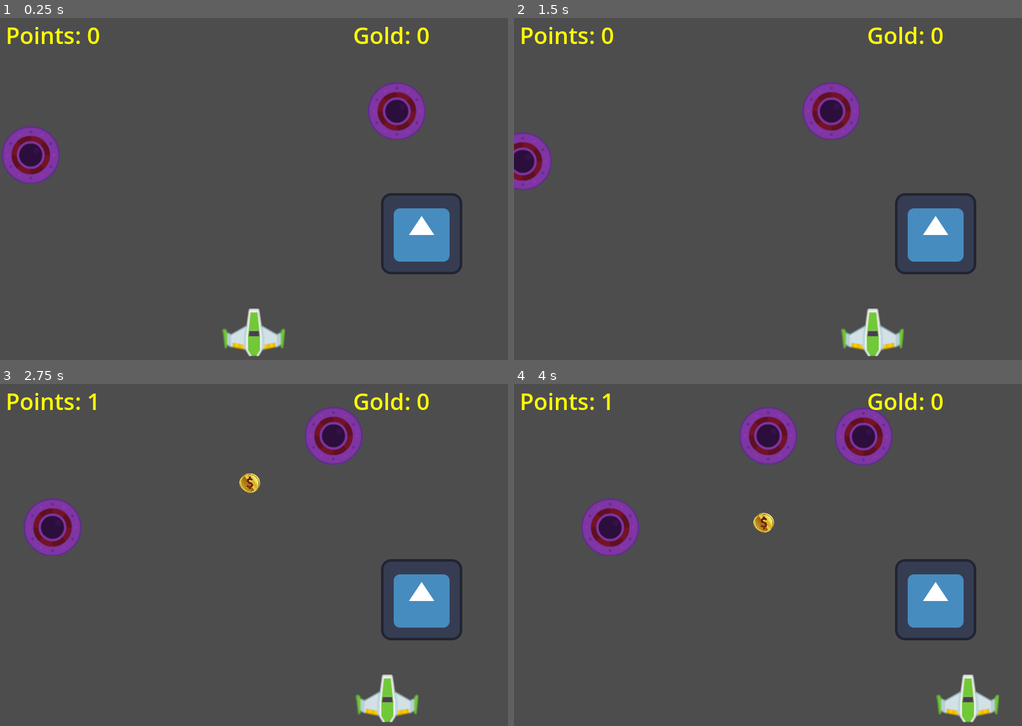
Above: before the commit, frames 1-4 (two rows, left to right).
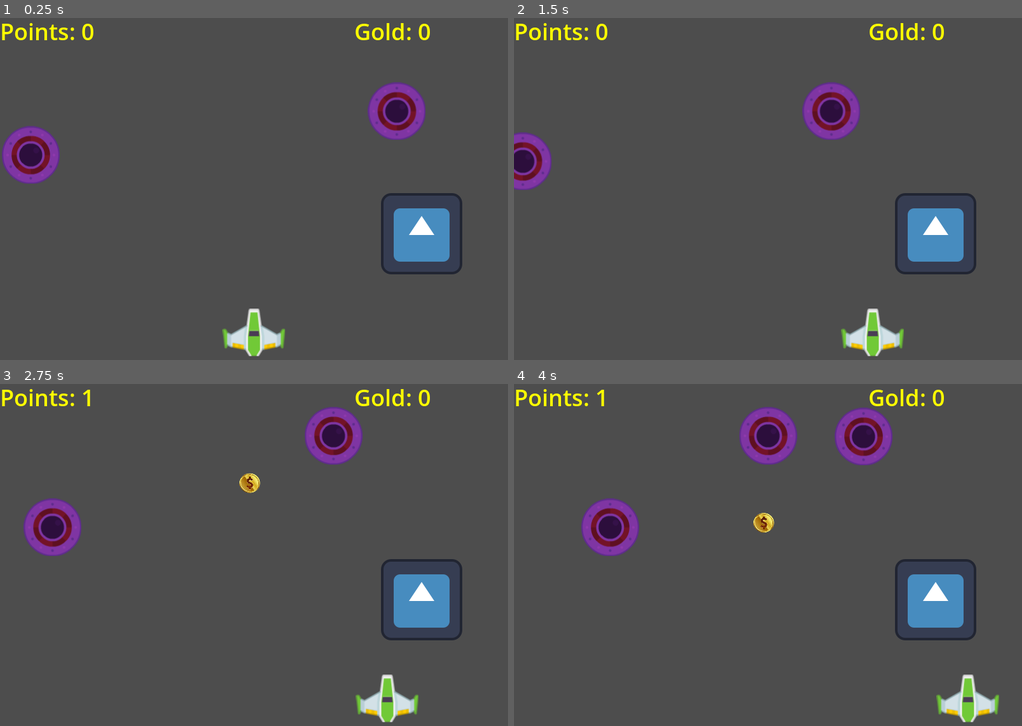
Above: after the commit, the same moments.

Repository: drgvalente/USCS_Prog2D_Space_Invaders
Game: Godot game, scene res://main/main.tscn
Two runs of this game, one before a commit and one after it. Both use one fixed random seed, a clock stepped at 60 frames per second and the inputs below. The engine's default icon, where the game draws it, is replaced by a stand-in: a white triangle on a blue panel in a dark square.
Inputs (mouse positions are in pixels of both pictures, inside the frame that each line leads up to):
- Up to frame 1 (0.25 s): no input
- Up to frame 2 (1.5 s): move the mouse to (879, 185) at 0.52 s; hold Right 0.53-1.28 s; click (879, 185) at 0.6 s; move the mouse to (666, 223) at 1.27 s; hold Left from 1.28 s (still down); click (666, 223) at 1.35 s
- Up to frame 3 (2.75 s): move the mouse to (304, 486) at 2.02 s; release Left at 2.03 s; hold Right from 2.03 s (still down); click (304, 486) at 2.1 s
- Up to frame 4 (4 s): move the mouse to (742, 647) at 2.77 s; click (742, 647) at 2.85 s; move the mouse to (920, 630) at 3.52 s; release Right at 3.53 s; hold Left from 3.53 s (still down); click (920, 630) at 3.6 s

The runs differ from the first frame. In frame 1, 0.9% of the frame differs, in the area x 0-85%, y 1-8%; in frame 2, 0.9%; in frame 3, 0.9%; in frame 4, 0.9%.
Error before the commit: Invalid access to property or key 'position' on a base object of type 'null instance'. (res://enemy/enemy.gd:39)

Commit message:
aula 10-10
player respawn

Diff:
--- a/enemy/enemy.gd
+++ b/enemy/enemy.gd
@@ -13,8 +13,8 @@
 var player
 @onready var bullet_prefab = preload("res://enemy_bullet/enemy_bullet.tscn")
 var shot_cd = 10
-var shot_time = 10
-var shot_rate = 100
+var shot_time = 0
+var shot_rate = 50
 var shot_min_distance = 5
 
 # Called when the node enters the scene tree for the first time.
@@ -35,15 +35,15 @@
 	translate(Vector2.RIGHT * speed * delta)
 
 	shot_time += delta
-	if shot_time >= shot_cd:
+	if shot_time >= shot_cd and player != null:
 		var x_distance = abs(player.position.x - position.x)
 		if x_distance < shot_min_distance:
+			shot_time = 0
 			var die = randf_range(0, 100)
 			if die <= shot_rate:
 				var b = bullet_prefab.instantiate()
 				get_tree().get_root().get_child(1).add_child(b)
 				b.position = global_position
-				print(b)
 				pass
 
 func take_damage():
--- a/enemy_bullet/enemy_bullet.gd
+++ b/enemy_bullet/enemy_bullet.gd
@@ -1,6 +1,7 @@
 extends Area2D
 
 var speed = 400
+var damage = 1
 
 # Called when the node enters the scene tree for the first time.
 func _ready() -> void:
@@ -12,3 +13,10 @@
 	translate(Vector2.DOWN * speed * delta)
 	if position.y > 700:
 		queue_free()
+
+
+func _on_area_entered(area: Area2D) -> void:
+	if area.is_in_group("Player"):
+		area.take_damage(damage)
+		queue_free()
+	pass # Replace with function body.
--- a/enemy_bullet/enemy_bullet.tscn
+++ b/enemy_bullet/enemy_bullet.tscn
@@ -15,3 +15,5 @@
 
 [node name="CollisionShape2D" type="CollisionShape2D" parent="."]
 shape = SubResource("CircleShape2D_h2jkg")
+
+[connection signal="area_entered" from="." to="." method="_on_area_entered"]
--- a/game_manager/game_manager.gd
+++ b/game_manager/game_manager.gd
@@ -11,6 +11,9 @@
 
 var score = 0
 var gold = 0
+
+const player = preload("res://player/player.tscn")
+@onready var timer = $Timer
 
 # Called when the node enters the scene tree for the first time.
 func _ready() -> void:
@@ -41,3 +44,14 @@
 func gold_change(g):
 	gold += g
 	lbl_gold.text = "Gold: " + str(gold)
+
+func player_dead():
+	timer.start()
+
+
+func _on_timer_timeout() -> void:
+	print("respawn player")
+	var p = player.instantiate()
+	get_tree().root.get_child(1).add_child(p)
+	p.position = Vector2(400, 500)
+	pass # Replace with function body.
--- a/game_manager/game_manager.tscn
+++ b/game_manager/game_manager.tscn
@@ -4,3 +4,9 @@
 
 [node name="game_manager" type="Node"]
 script = ExtResource("1_rdvss")
+
+[node name="Timer" type="Timer" parent="."]
+wait_time = 3.0
+one_shot = true
+
+[connection signal="timeout" from="Timer" to="." method="_on_timer_timeout"]
--- a/hud/hud.tscn
+++ b/hud/hud.tscn
@@ -10,11 +10,9 @@
 grow_vertical = 2
 
 [node name="lbl_score" type="Label" parent="."]
-layout_mode = 0
-offset_left = 9.0
-offset_top = 6.0
-offset_right = 168.0
-offset_bottom = 72.0
+layout_mode = 1
+offset_right = 159.0
+offset_bottom = 66.0
 theme_override_colors/font_color = Color(1, 1, 0, 1)
 theme_override_font_sizes/font_size = 36
 text = "Points: 0"
@@ -24,10 +22,8 @@
 anchors_preset = 1
 anchor_left = 1.0
 anchor_right = 1.0
-offset_left = -244.0
-offset_top = 6.0
-offset_right = -2.0
-offset_bottom = 67.0
+offset_left = -242.0
+offset_bottom = 61.0
 grow_horizontal = 0
 theme_override_colors/default_color = Color(1, 1, 0, 1)
 theme_override_font_sizes/bold_italics_font_size = 36
--- a/player/player.gd
+++ b/player/player.gd
@@ -3,7 +3,8 @@
 var speed = 5
 var bullet_prefab = preload("res://bullet/bullet.tscn")
 @onready var muzzle: Marker2D = $muzzle
-#var muzzle: Marker2D
+
+var hp = 5
 
 
 # Called when the node enters the scene tree for the first time.
@@ -30,6 +31,13 @@
 		b.position = muzzle.global_position
 	pass
 
+func take_damage(dmg):
+	hp -= dmg
+	if hp <= 0:
+		GameManager.player_dead()
+		queue_free()
+
+
 
 func _on_area_entered(area: Area2D) -> void:
 	if area.is_in_group("Coins"):
--- a/player/player.tscn
+++ b/player/player.tscn
@@ -6,7 +6,7 @@
 [sub_resource type="CircleShape2D" id="CircleShape2D_m62xy"]
 radius = 49.366
 
-[node name="player" type="Area2D"]
+[node name="player" type="Area2D" groups=["Player"]]
 script = ExtResource("1_1ljvl")
 
 [node name="Sprite2D" type="Sprite2D" parent="."]
--- a/project.godot
+++ b/project.godot
@@ -1,3 +1,11 @@
+; Engine configuration file.
+; It's best edited using the editor UI and not directly,
+; since the parameters that go here are not all obvious.
+;
+; Format:
+;   [section] ; section goes between []
+;   param=value ; assign values to parameters
+
 config_version=5
 
 [application]
@@ -16,6 +24,10 @@
 window/size/viewport_width=800
 window/size/viewport_height=600
 
+[global_group]
+
+Player=""
+
 [input]
 
 shoot={
